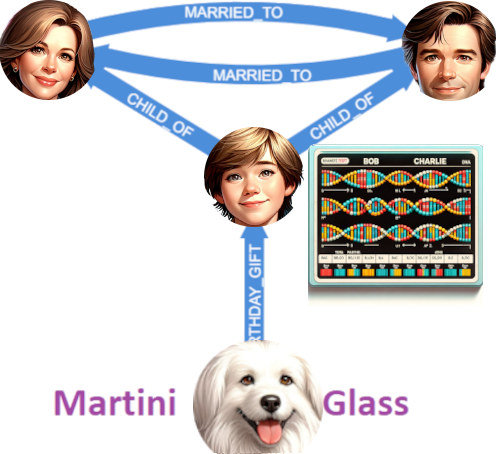
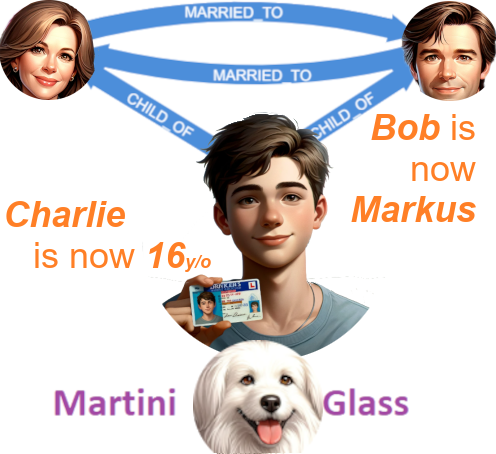
Comparing the layer stacks of the two (496, 454) images. Changes:
hid "dna-bob-charlie.png" over [308, 144, 483, 306]
hid "charlie2" over [204, 127, 304, 227]
added layer "Bob is ..." above "Charlie ..." over [351, 114, 476, 222]
renamed "was Charlie ..." to "Charlie ...", moved it above "Mark1", painted on it over [6, 201, 232, 313]
removed layer "Was" over [124, 227, 235, 263]
showed "Mark1" over [142, 112, 386, 357]
showed "5.png" over [6, 112, 483, 357]
